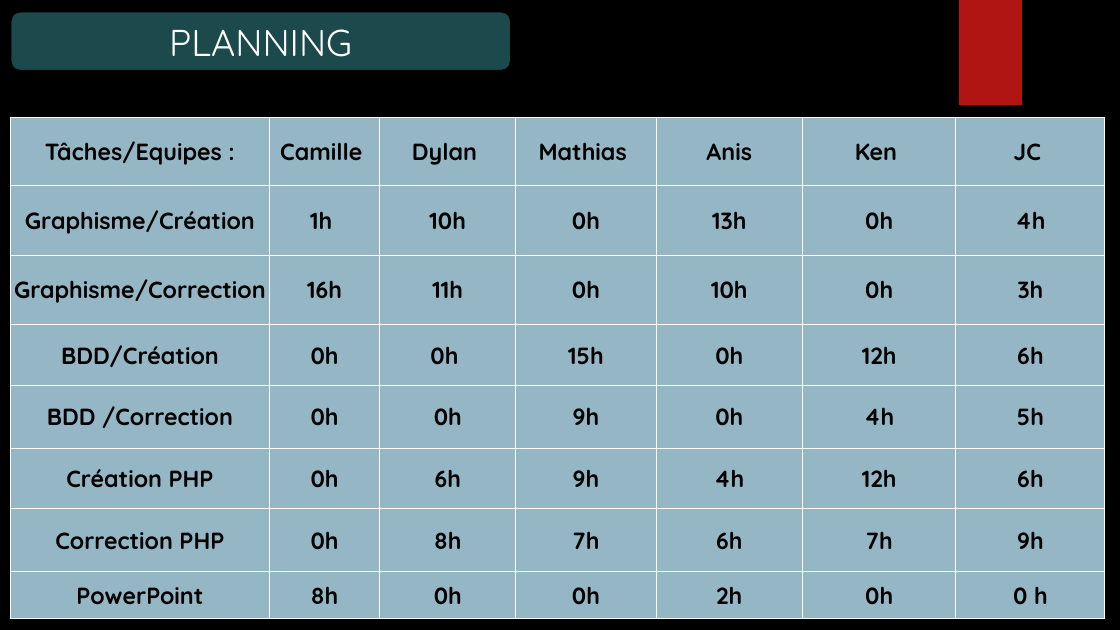
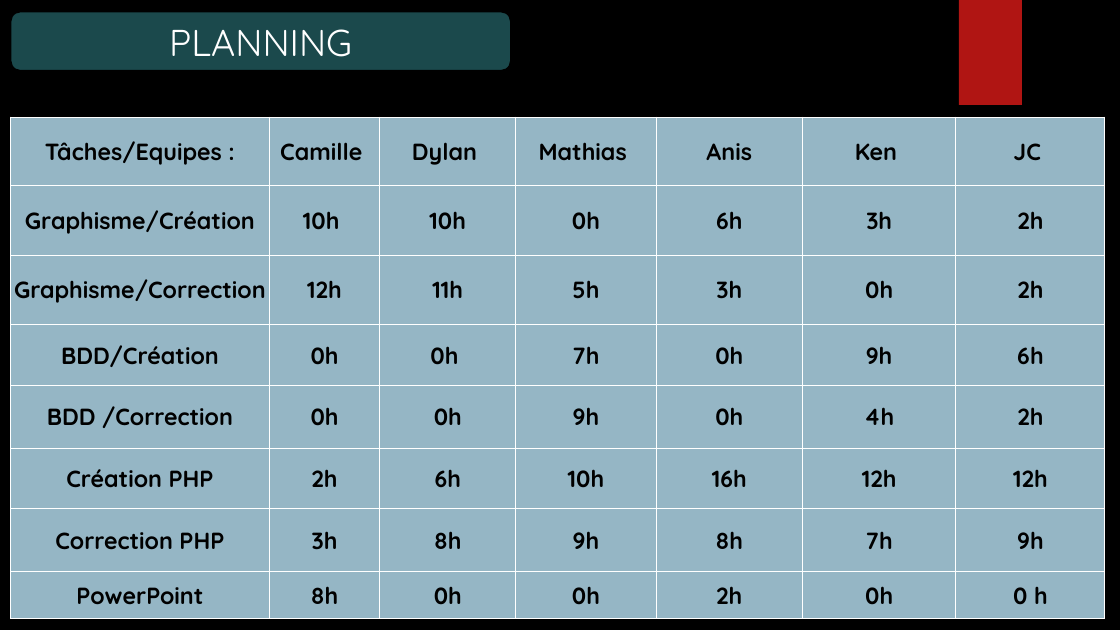
Before and after one commit to ChampemeDylan/UPOP, a slide deck: slide 12 of Présentation UPOP.pptx. Drawn at 1120x630 pixels with LibreOffice and Linux fonts; fonts in the diff are those of the drawing; background and template pictures are left out. Boxes give left, top, right and bottom in pixels: in the first picture for what was removed or moved away, otherwise in the second. Text is boxed around its words. In the diff, an @@ line names an element or a change of style, - is before the commit and + after.

Commit message:
camille MAJ tableau diapo

```diff
--- a/Présentation UPOP.pptx
+++ b/Présentation UPOP.pptx
@@ table at (11,118,1105,619) @@
-row 2: Graphisme/Création | 1h | 10h | 0h | 13h | 0h | 4h
+row 2: Graphisme/Création | 10h | 10h | 0h | 6h | 3h | 2h
-row 3: Graphisme/Correction | 16h | 11h | 0h | 10h | 0h | 3h
+row 3: Graphisme/Correction | 12h | 11h | 5h | 3h | 0h | 2h
-row 4, column 4: 15h
+row 4, column 4: 7h
-row 4, column 6: 12h
+row 4, column 6: 9h
-row 5, column 7: 5h
+row 5, column 7: 2h
-row 6: Création PHP | 0h | 6h | 9h | 4h | 12h | 6h
+row 6: Création PHP | 2h | 6h | 10h | 16h | 12h | 12h
-row 7: Correction PHP | 0h | 8h | 7h | 6h | 7h | 9h
+row 7: Correction PHP | 3h | 8h | 9h | 8h | 7h | 9h
```
Also in this commit, not shown: 1 other slide changed.
